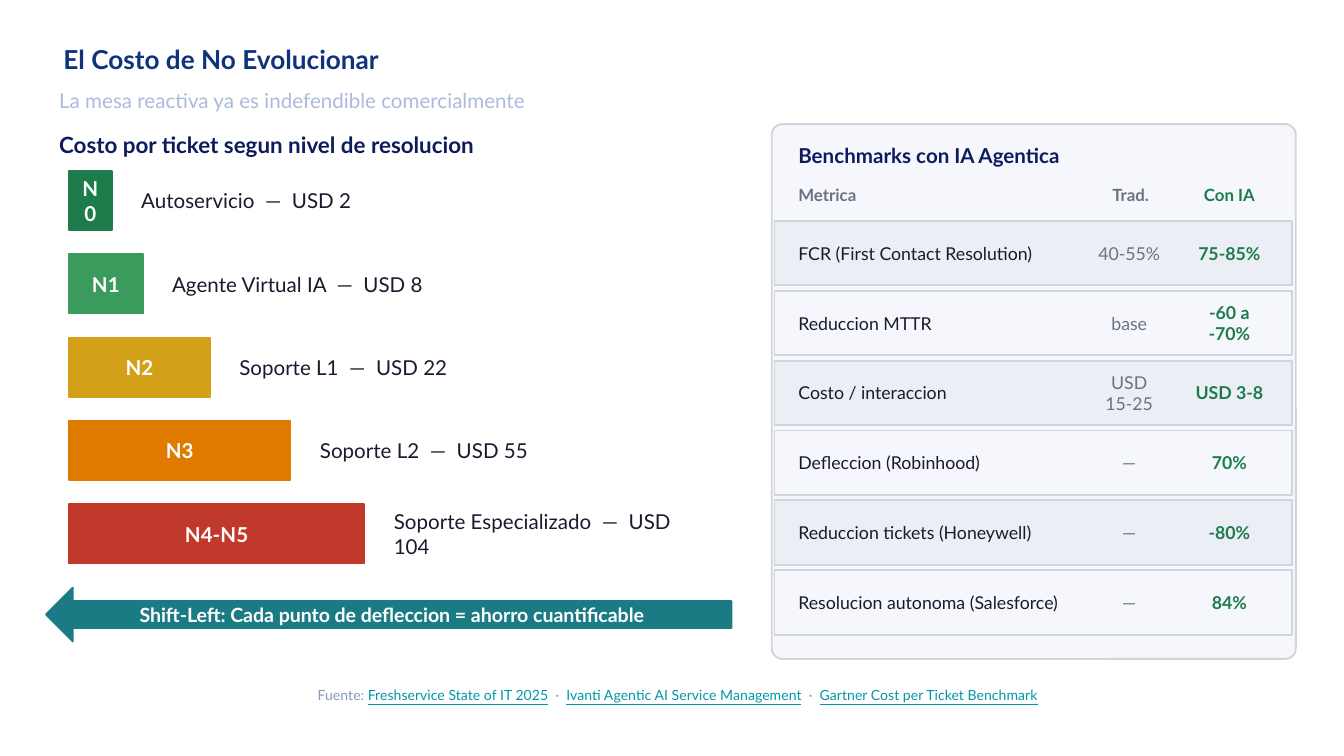
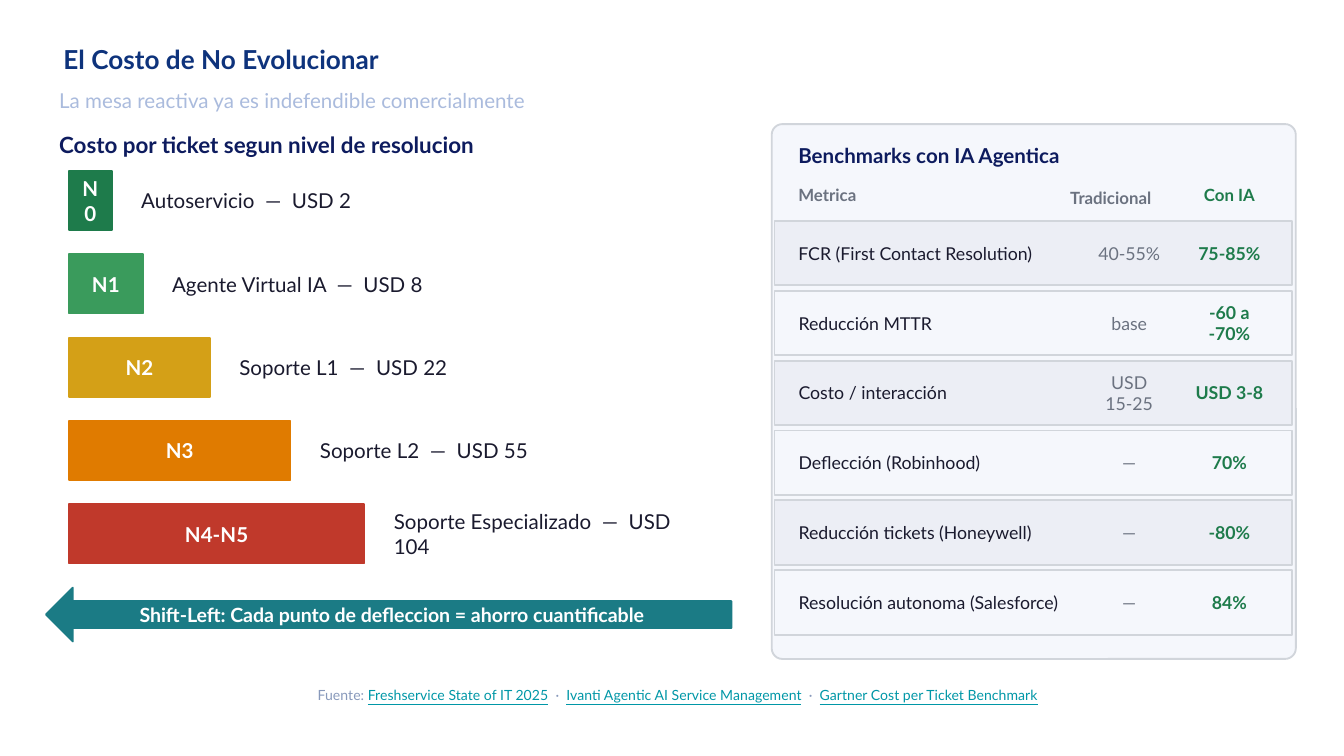
Before and after one commit to nataliazarthapersonalsoft/mesadeservicio-modernizacionaplicaciones, a slide deck: slide 12 of 01-Ideacion/01-benchmarking/Benchmarking Mesa de Servicio.pptx. Drawn at 1344x756 pixels with LibreOffice and Linux fonts; fonts in the diff are those of the drawing; background and template pictures are left out. Boxes give left, top, right and bottom in pixels: in the first picture for what was removed or moved away, otherwise in the second. Text is boxed around its words. In the diff, an @@ line names an element or a change of style, - is before the commit and + after.

```diff
--- a/01-Ideacion/01-benchmarking/Benchmarking Mesa de Servicio.pptx
+++ b/01-Ideacion/01-benchmarking/Benchmarking Mesa de Servicio.pptx
@@ text at <box>1070,191,1151,204</box>: text changed @@
-Trad.
+Tradicional
@@ text at <box>799,317,932,330</box>: text changed @@
-Reduccion MTTR
+Reducción MTTR
@@ text at <box>799,386,947,399</box>: text changed @@
-Costo / interaccion
+Costo / interacción
@@ text at <box>799,455,980,472</box>: text changed @@
-Defleccion (Robinhood)
+Deflección (Robinhood)
@@ text at <box>799,525,1031,542</box>: text changed @@
-Reduccion tickets (Honeywell)
+Reducción tickets (Honeywell)
@@ text at <box>799,595,1058,612</box>: text changed @@
-Resolucion autonoma (Salesforce)
+Resolución autonoma (Salesforce)
```
Also in this commit, not shown: 7 other slides changed, 1 slide added, 3 other files.
